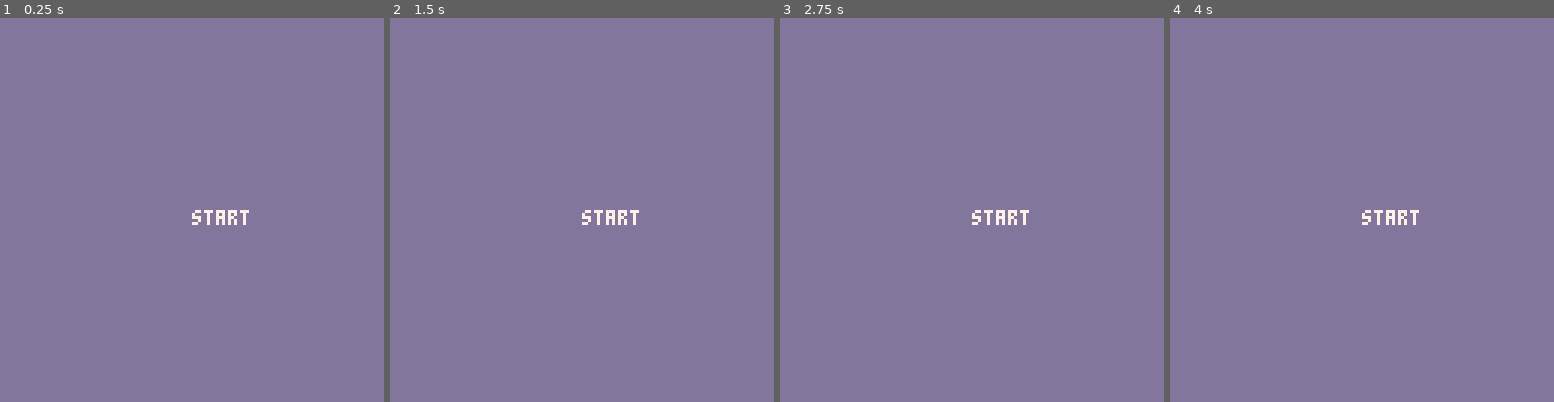
Above: before the commit, frames 1-4 (left to right).
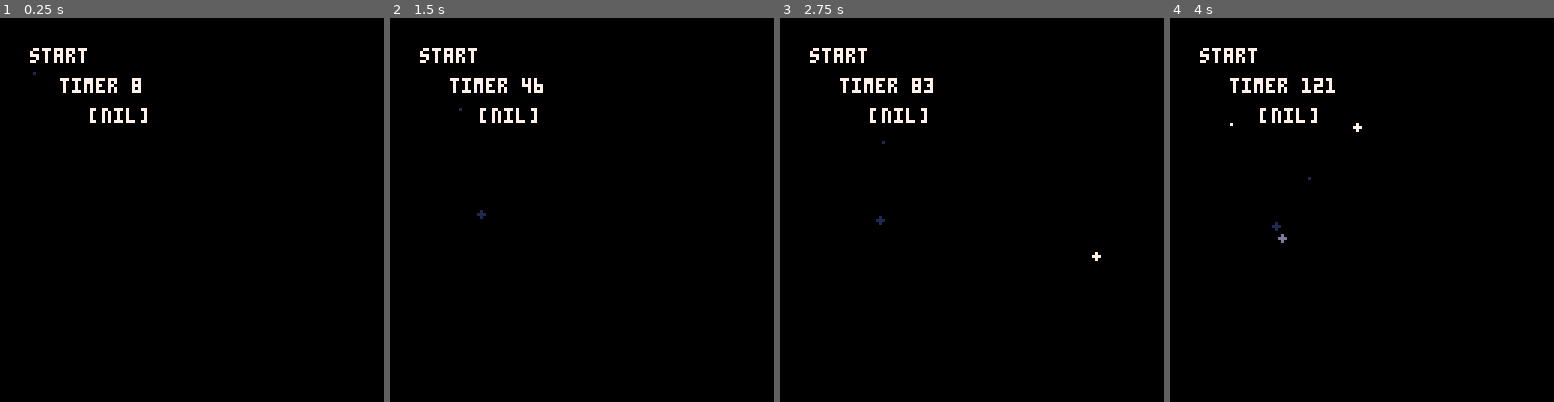
Above: after the commit, the same moments.

Repository: Joenheim/ff
Game: PICO-8 cartridge ff.p8
Two runs of this game, one before a commit and one after it. Both use one fixed random seed, a clock stepped at 60 frames per second and the inputs below.
Inputs:
- Up to frame 1 (0.25 s): no input
- Up to frame 2 (1.5 s): no input
- Up to frame 3 (2.75 s): no input
- Up to frame 4 (4 s): no input

The runs differ from the first frame. In frame 1, 100% of the frame differs, in the area x 0-100%, y 0-100%; in frame 2, 100%; in frame 3, 100%; in frame 4, 100%.

Commit message:
Struggled making some snowflakes and a blizzard

Diff:
--- a/src/ff.lua
+++ b/src/ff.lua
@@ -1,6 +1,6 @@
 class = setmetatable({
     new = function(_ENV, tbl)
-        tbl = {} or tbl
+        tbl = tbl or {}
 
         setmetatable(tbl, {
             __index = _ENV
@@ -14,30 +14,19 @@
  --
 })
 
-p1 = entity:new({
-    x = 64,
-    y = 64,
-    speed = 1,
-
-    update = function(_ENV)
-        x += speed
-        y += speed
-    end,
-
-    draw = function(_ENV)
-    circfill(2, 2, 2, 2)
-    end
-
-})
-
 snowflake = entity:new({
     x = rnd(127),
     y = rnd(127),
-    speed = 0.75,
-    radius = flr(rnd(2)),
-    color = 13,
+    speed = rnd(2+0.25),
+    radius = flr(rnd(3)),
+    clr = 7,
 
     update = function(_ENV)
+        if speed < 0.5 then
+            clr = 1
+        elseif speed < 1.0 then
+            clr = 13
+        end
         x += speed
         y += speed
         if x - radius > 127 then
@@ -48,23 +37,79 @@
     end,
 
     draw = function(_ENV)
-        circfill(x, y, radius, color)
+        circfill(x, y, radius, clr)
     end
 
 })
 
 
+blizzard = entity:new({
+   snowflakes = {},
+   active_snowflakes = 1,
+   blizzard_growing = true,
+   timer = 0,
+
+   init = function(_ENV, count)
+        for i = 1, count do
+            local flake = snowflake:new({
+            x = rnd(127),
+            y = rnd(127),
+            speed = rnd(2 + 0.25),
+            radius = flr(rnd(2)),
+            })
+            add(snowflakes, flake)
+        end
+    end,
+
+    update = function(_ENV)
+        timer += 1
+        if timer % 30 == 0 then
+            if blizzard_growing then
+                if active_snowflakes < #snowflakes then
+                    active_snowflakes += 1
+                else
+                    blizzard_growing = false
+                end
+            else
+                if active_snowflakes > 0 then
+                    active_snowflakes -= 1
+                else
+                    blizzard_growing = true
+                end
+            end
+        end
+
+        for i = 1, active_snowflakes do
+            snowflakes[i]:update()
+        end
+    end,
+
+    draw = function(_ENV)
+        for i = 1, active_snowflakes do
+            snowflakes[i]:draw()
+        end
+    end
+})
+
+
 --initial variables to be moved
+function initial_variables()
+    game_mode = "start"
+    blizzard_instance = blizzard:new()
+    blizzard_instance:init(50)
 
-pal(0, 129, 1)
 
+end
 --
 function _init()
     cls()
-    game_mode = "start"
+    initial_variables()
 end
 
 function update_start()
+    blizzard:update()
+
+
 
 end
 
@@ -87,8 +132,14 @@
 end
 
 function draw_start()
-    cls(13)
-    print(game_mode, 64, 64, 7)
+    cls()
+    print(game_mode, 10, 10, 7)
+    blizzard:draw()
+
+    print(snowflakes, 30, 30, 7)
+    print("timer " ..blizzard.timer, 20, 20, 7)
+
+
 end
 
 function draw_worldmap()
